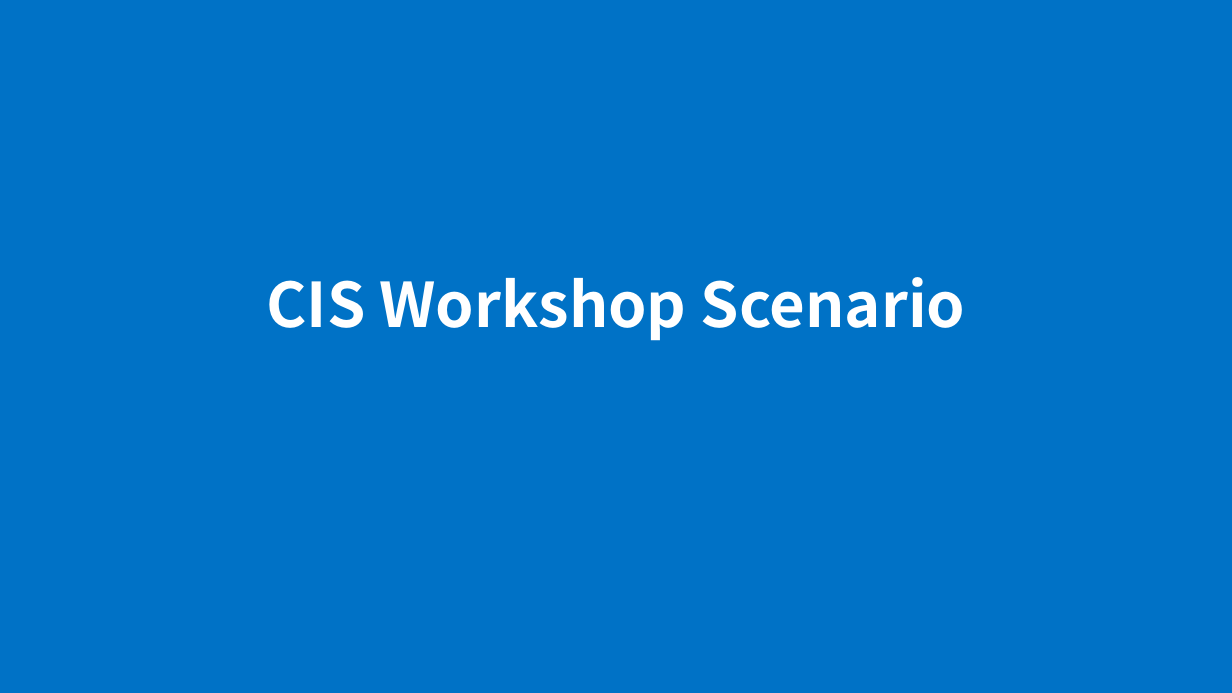
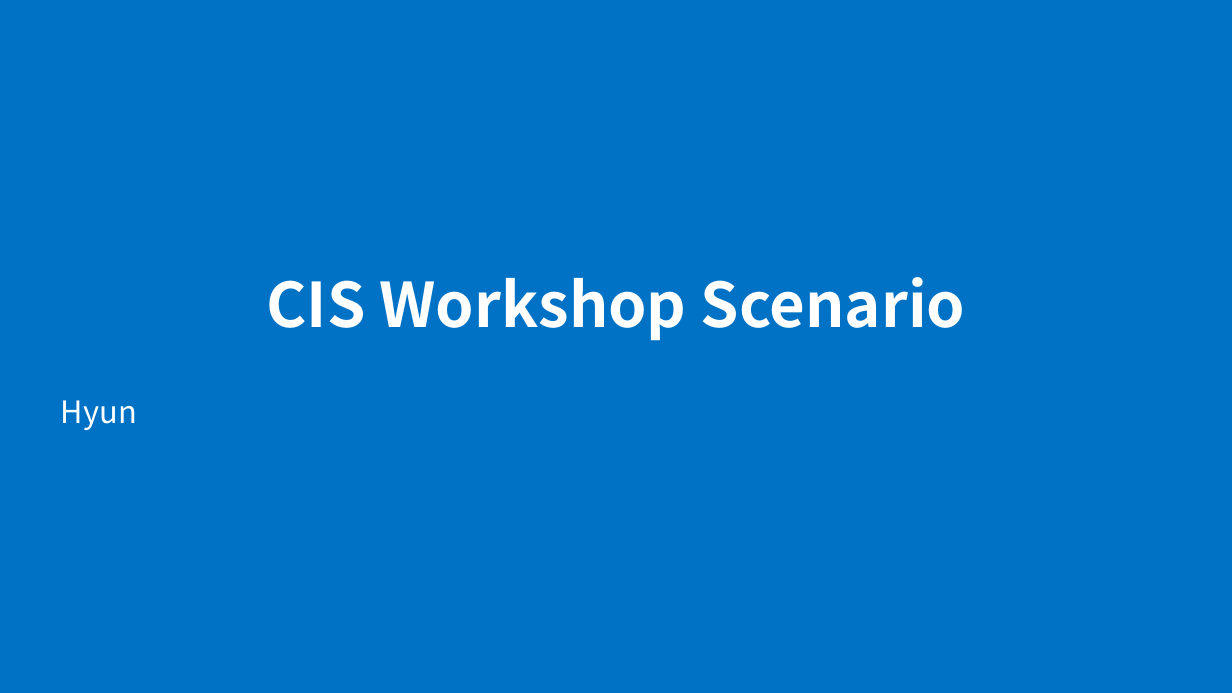
Before and after one commit to xlegend1024/CortanaIntelligenceSuiteWorkshopManual2Hrlong, a slide deck: slide 1 of Download/1. Worksop Scenario Overview.pptx. Drawn at 1232x693 pixels with LibreOffice and Linux fonts; fonts in the diff are those of the drawing; background and template pictures are left out. Boxes give left, top, right and bottom in pixels: in the first picture for what was removed or moved away, otherwise in the second. Text is boxed around its words. In the diff, an @@ line names an element or a change of style, - is before the commit and + after.

```diff
--- a/Download/1. Worksop Scenario Overview.pptx
+++ b/Download/1. Worksop Scenario Overview.pptx
@@ subtitle added at [61, 400, 137, 430], 24 pt, text #FFFFFF @@
+Hyun
```
Also in this commit, not shown: 9 other slides changed, 6 slides added, 2 slides removed, 1 other file.
